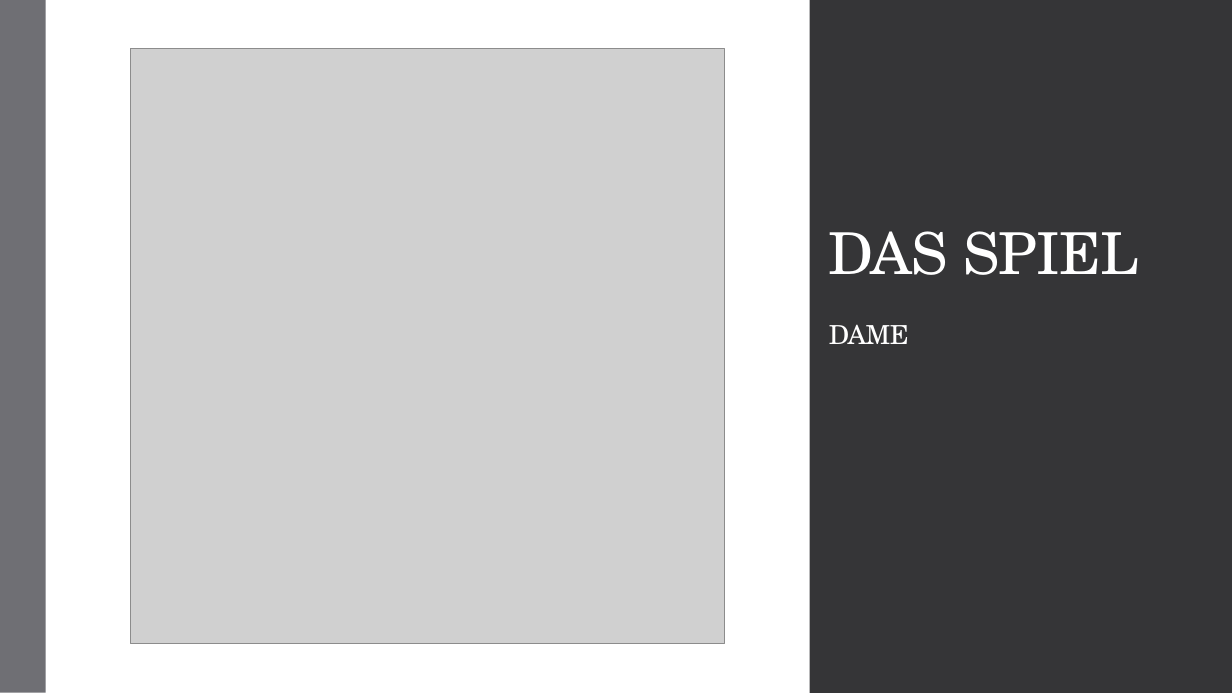
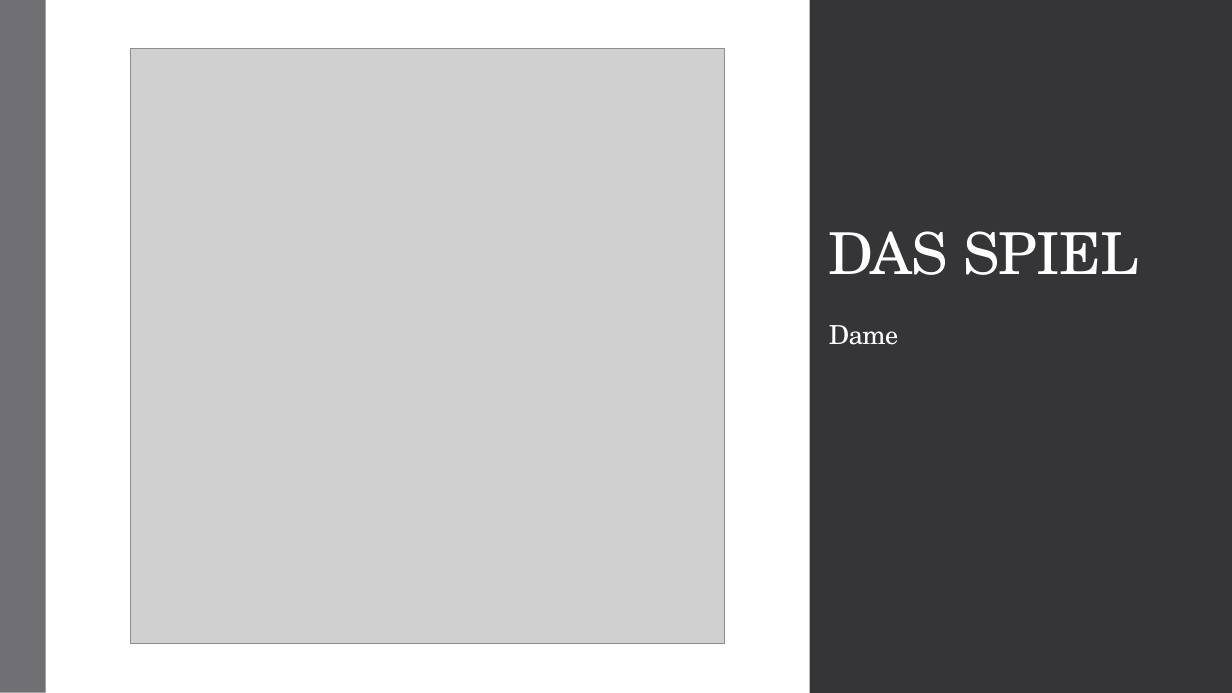
Before and after one commit to diablo24x/dame, a slide deck: slide 2 of Brettspiel Dame.pptx. Drawn at 1232x693 pixels with LibreOffice and Linux fonts; fonts in the diff are those of the drawing; grey boxes stand for pictures. Boxes give left, top, right and bottom in pixels: in the first picture for what was removed or moved away, otherwise in the second. Text is boxed around its words. In the diff, an @@ line names an element or a change of style, - is before the commit and + after.

```diff
--- a/Brettspiel Dame.pptx
+++ b/Brettspiel Dame.pptx
@@ text at (x1=829, y1=325, x2=898, y2=345): text changed @@
-DAME
+Dame
```
Also in this commit, not shown: 4 other slides changed.
